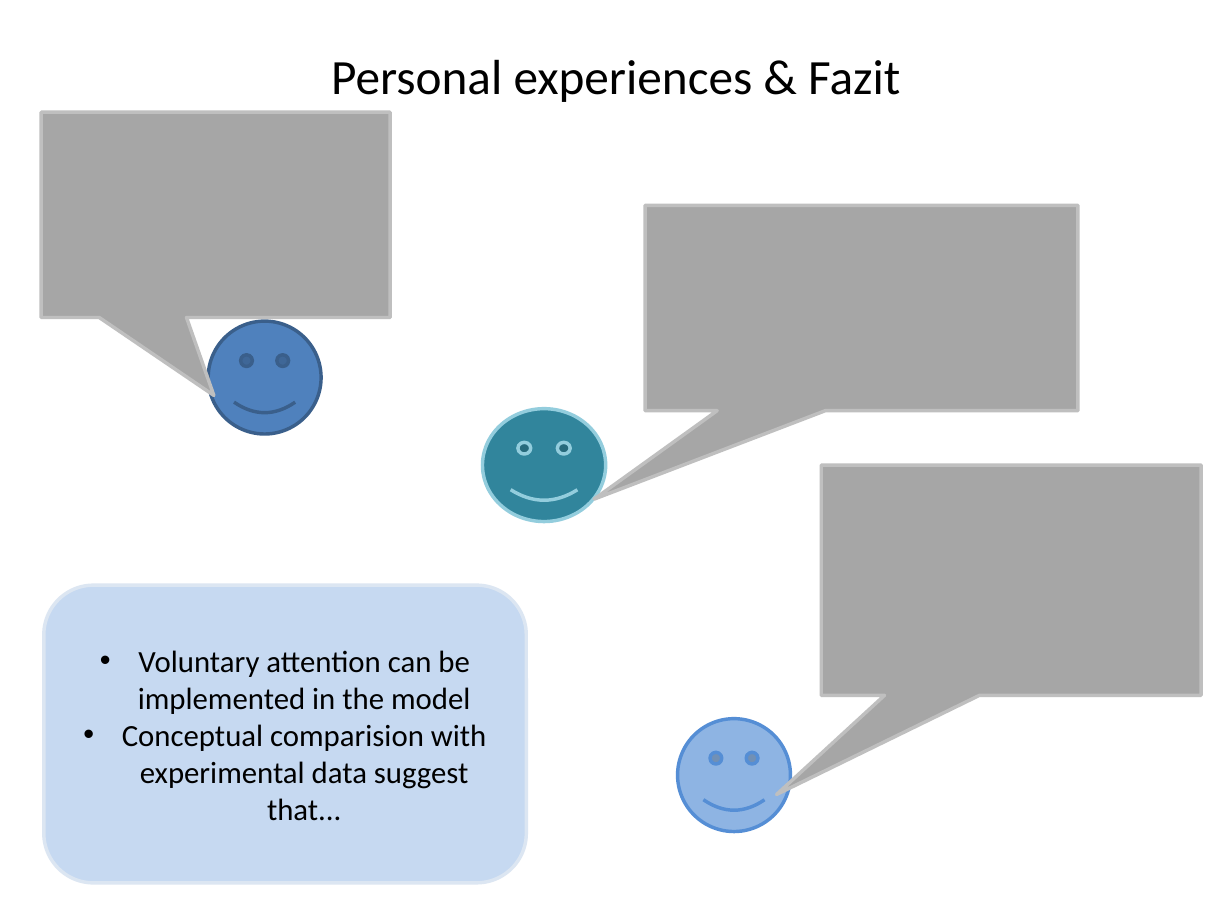
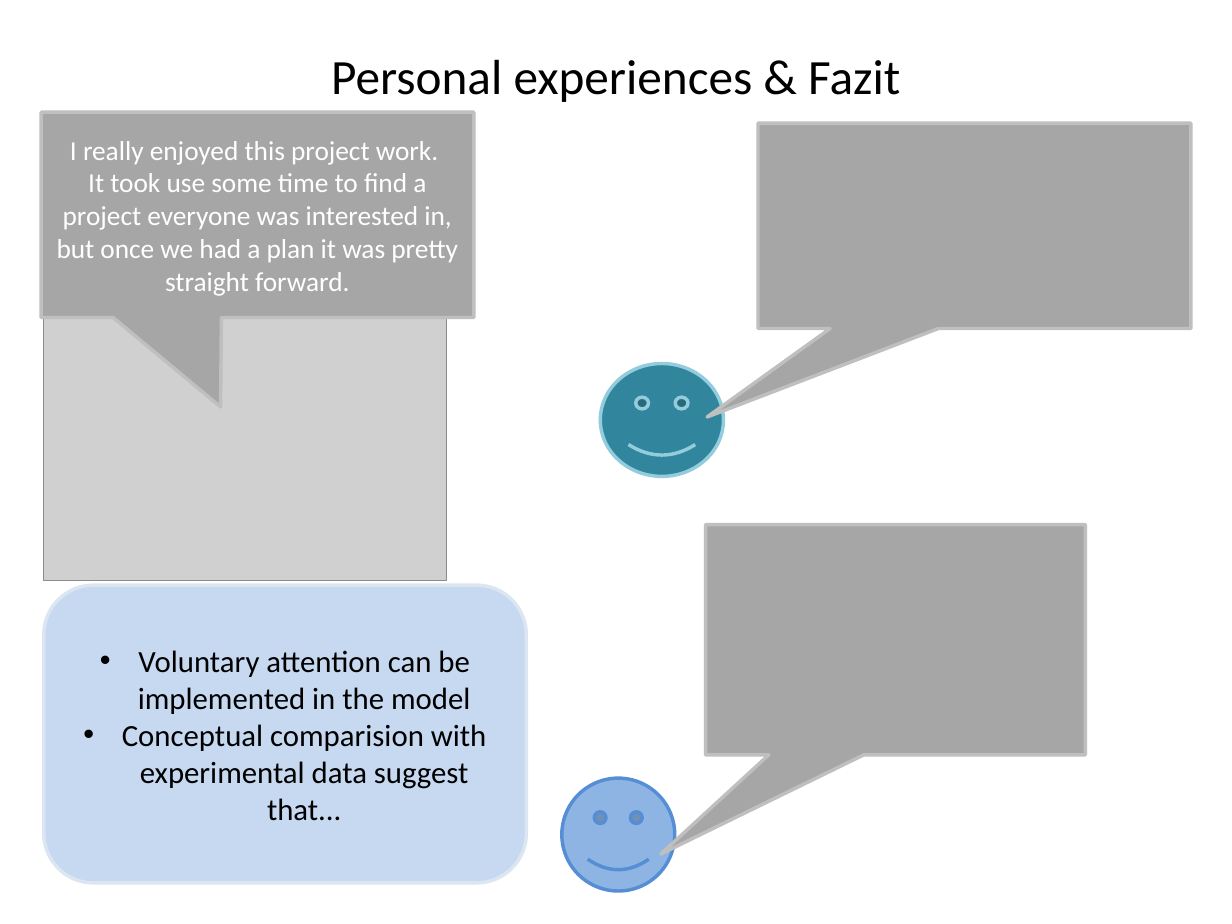
Before and after one commit to LukasNeugebauer/neuromatch_project, a slide deck: slide 9 of VoluntaryAttention_PossibilitiesForImplementation.pptx. Drawn at 1232x924 pixels with LibreOffice and Linux fonts; fonts in the diff are those of the drawing; grey boxes stand for pictures. Boxes give left, top, right and bottom in pixels: in the first picture for what was removed or moved away, otherwise in the second. Text is boxed around its words. In the diff, an @@ line names an element or a change of style, - is before the commit and + after.

```diff
--- a/VoluntaryAttention_PossibilitiesForImplementation.pptx
+++ b/VoluntaryAttention_PossibilitiesForImplementation.pptx
@@ speech box "I really enjoyed this project ...": place and size @@
-speech box "I really enjoyed this project ..." at bbox=[41, 112, 389, 318]
+speech box "I really enjoyed this project ..." at bbox=[41, 112, 473, 318]
@@ speech box "I really enjoyed this project ..." at bbox=[41, 112, 473, 318]: proportions changed @@
@@ text in speech box at bbox=[57, 141, 458, 296]: text added @@
+I really enjoyed this project work.
+It took use some time to find a project everyone was interested in, but once we had a plan it was pretty straight forward.
@@ speech box: place and size @@
-speech box at bbox=[646, 206, 1078, 411]
+speech box at bbox=[758, 123, 1190, 329]
@@ picture added at bbox=[44, 312, 447, 580] @@
@@ smiley face removed at bbox=[208, 322, 322, 435] @@
@@ smiley face: place and size @@
-smiley face at bbox=[483, 409, 606, 522]
+smiley face at bbox=[600, 363, 723, 477]
@@ speech box: place and size @@
-speech box at bbox=[822, 466, 1201, 696]
+speech box at bbox=[706, 525, 1085, 755]
@@ smiley face: place and size @@
-smiley face at bbox=[678, 718, 791, 832]
+smiley face at bbox=[562, 779, 675, 892]
```
Also in this commit, not shown: 5 other slides changed.
